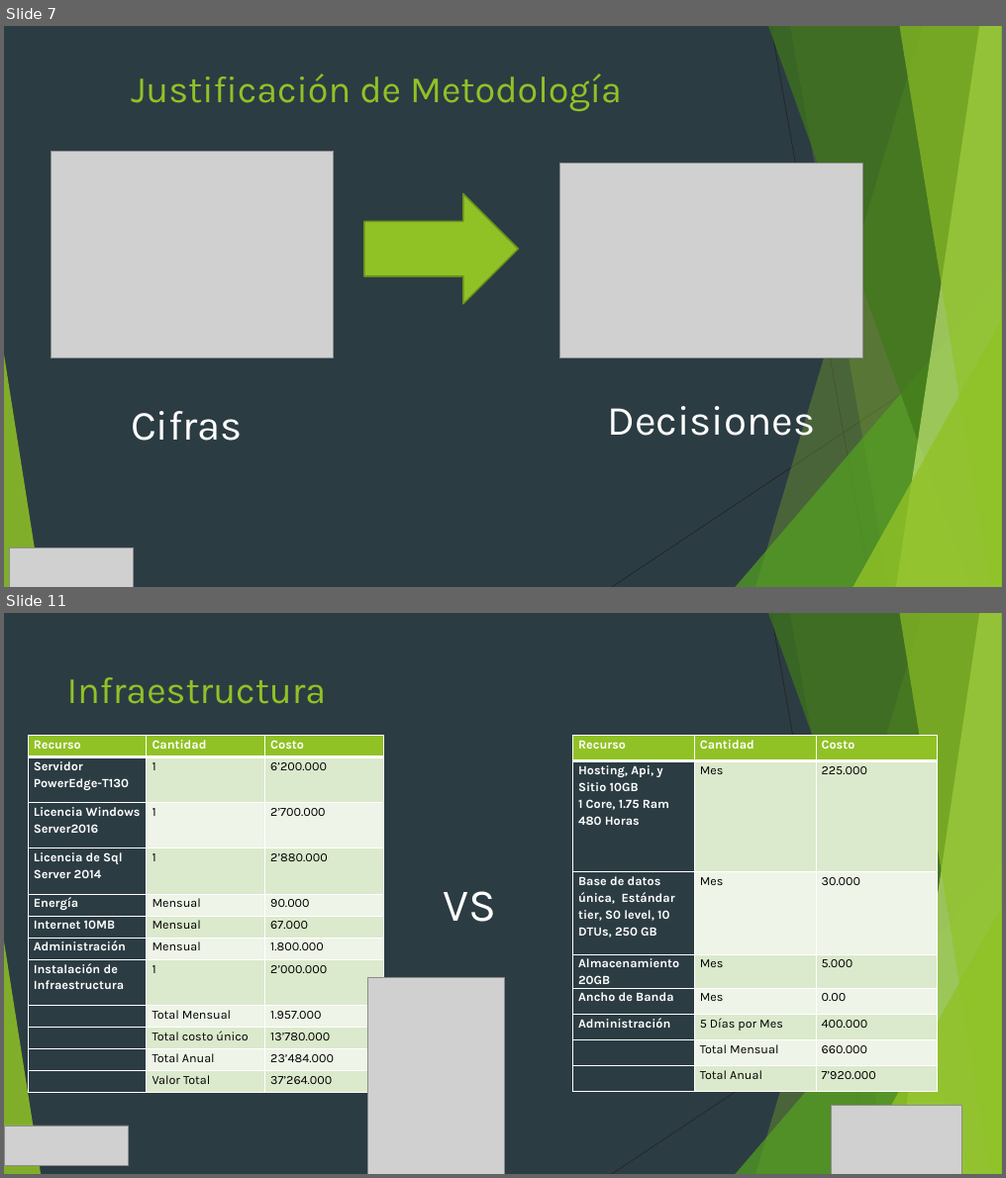
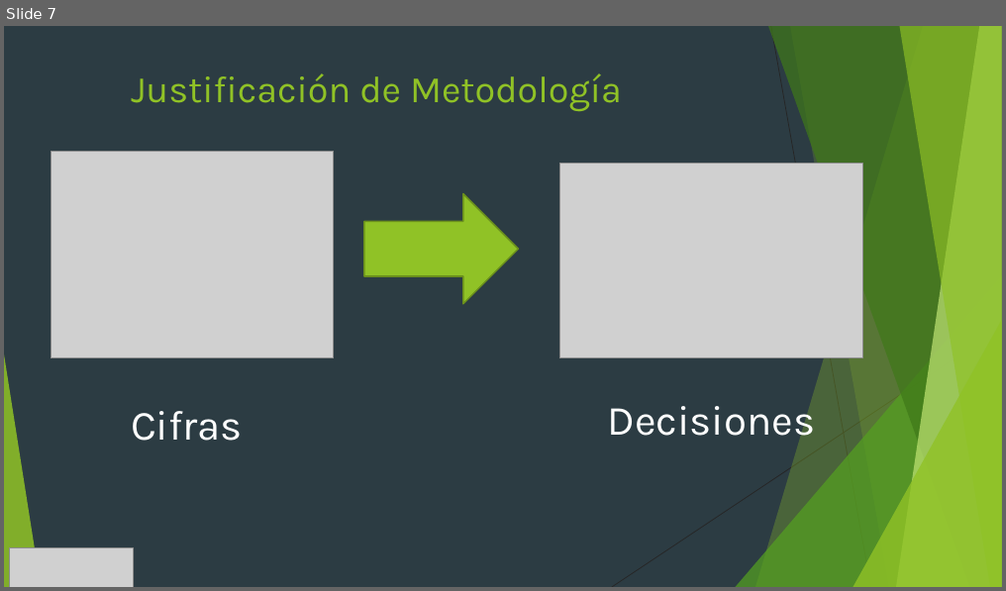
Before and after one commit to JefersonGuevara/Cru_Portal, a slide deck: Documentacion/SISTEMA DE INFORMACIÓN PARA LA GESTIÓN DE ADMISIONES.pptx. Shown one above the other, each under a label of ours: slides 7 and 11 before the commit, slide 7 after it; the slides between them are not shown. The pictures are 1006x1178 and 1006x591 pixels, drawn with LibreOffice and Linux fonts; fonts in the diff are those of the drawing; grey boxes stand for pictures. Boxes give left, top, right and bottom in pixels: in the first picture for what was removed or moved away, otherwise in the second. Text is boxed around its words. In the diff, an @@ line names an element or a change of style, - is before the commit and + after.

```diff
--- a/Documentacion/SISTEMA DE INFORMACIÓN PARA LA GESTIÓN DE ADMISIONES.pptx
+++ b/Documentacion/SISTEMA DE INFORMACIÓN PARA LA GESTIÓN DE ADMISIONES.pptx
@@ slide 11 removed at (x1=4, y1=613, x2=1002, y2=1174), background #2C3C43; not listed: 10 template elements that a slide beside it also shows @@
@@ title removed at (x1=67, y1=677, x2=327, y2=704) @@
-Infraestructura
@@ table removed at (x1=28, y1=735, x2=383, y2=1093), 12 rows, 3 columns @@
-Recurso | Cantidad | Costo
-Servidor / PowerEdge-T130 | 1 | 6’200.000
-Licencia Windows / Server2016 | 1 | 2’700.000
-Licencia de Sql Server 2014 | 1 | 2’880.000
-Energía | Mensual | 90.000
-Internet 10MB | Mensual | 67.000
-Administración | Mensual | 1.800.000
-Instalación de / Infraestructura | 1 | 2’000.000
- | Total Mensual | 1.957.000
- | Total costo único | 13’780.000
- | Total Anual | 23’484.000
- | Valor Total | 37’264.000
@@ table removed at (x1=573, y1=735, x2=937, y2=1093), 8 rows, 3 columns @@
-Recurso | Cantidad | Costo
-Hosting, Api, y Sitio 10GB / 1 Core, 1.75 Ram / 480 Horas | Mes | 225.000
-Base de datos única, Estándar tier, S0 level, 10 DTUs, 250 GB | Mes | 30.000
-Almacenamiento 20GB | Mes | 5.000
-Ancho de Banda | Mes | 0.00
-Administración | 5 Días por Mes | 400.000
- | Total Mensual | 660.000
- | Total Anual | 7’920.000
@@ text removed at (x1=444, y1=891, x2=497, y2=922) @@
-VS
@@ picture removed at (x1=368, y1=977, x2=505, y2=1174) @@
@@ picture removed at (x1=832, y1=1106, x2=962, y2=1174) @@
@@ picture removed at (x1=4, y1=1126, x2=129, y2=1165) @@
```
Also in this commit, not shown: 7 slides changed, 8 other slides removed, 1 other file.
